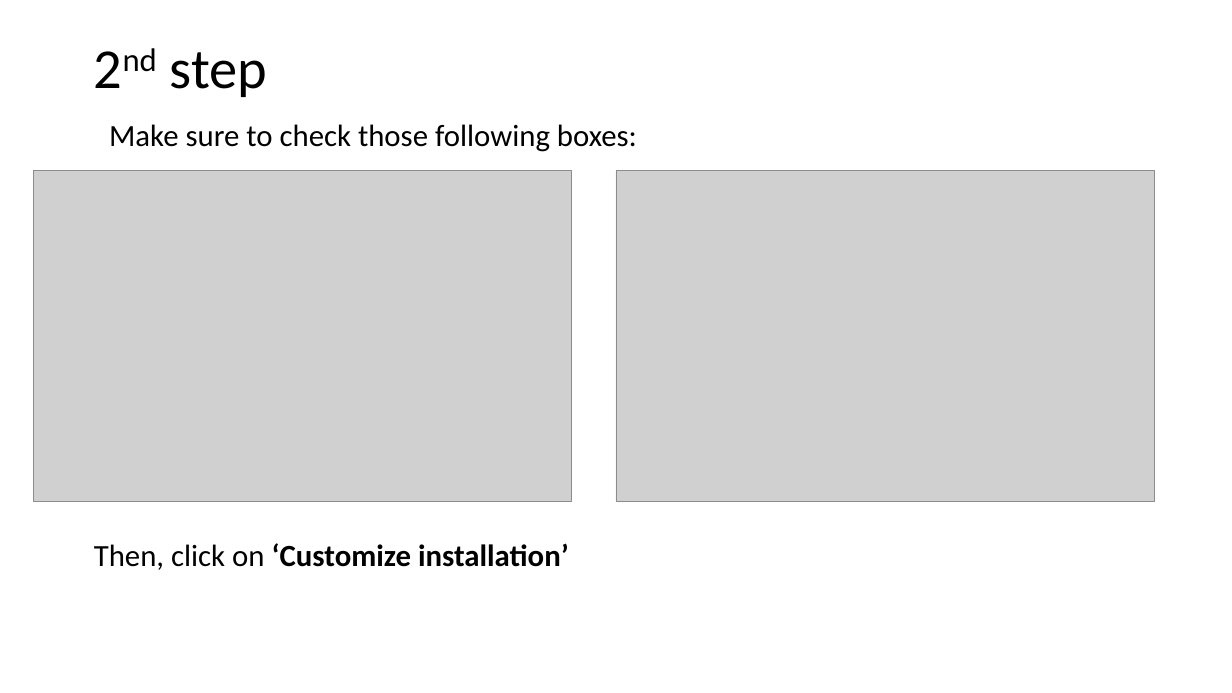
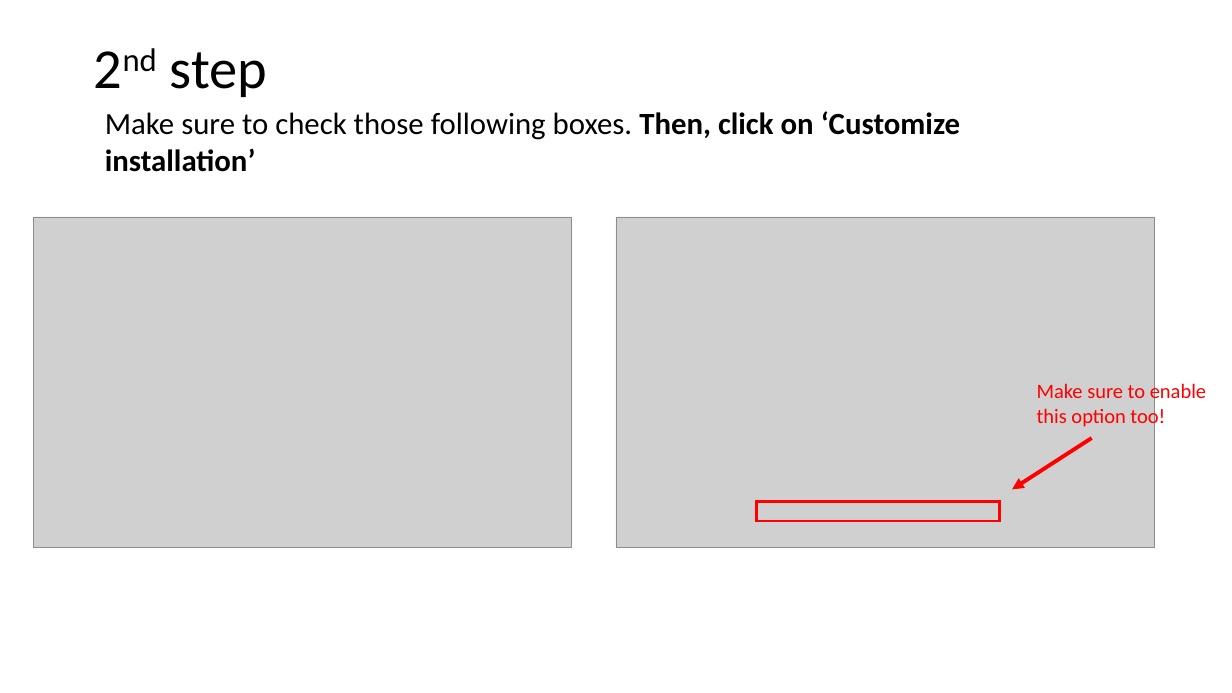
Before and after one commit to yahmlevi/ardom-1, a slide deck: slide 3 of simple_gui_ardom_integration/Set up new Python interpreter.pptx. Drawn at 1232x693 pixels with LibreOffice and Linux fonts; fonts in the diff are those of the drawing; grey boxes stand for pictures. Boxes give left, top, right and bottom in pixels: in the first picture for what was removed or moved away, otherwise in the second. Text is boxed around its words. In the diff, an @@ line names an element or a change of style, - is before the commit and + after.

```diff
--- a/simple_gui_ardom_integration/Set up new Python interpreter.pptx
+++ b/simple_gui_ardom_integration/Set up new Python interpreter.pptx
@@ text at bbox=[105, 111, 960, 172]: text changed @@
-Make sure to check those following boxes:
+Make sure to check those following boxes. Then, click on ‘Customize installation’
@@ picture: place and size @@
-picture at bbox=[33, 171, 571, 502]
+picture at bbox=[33, 217, 571, 548]
@@ picture: place and size @@
-picture at bbox=[616, 171, 1155, 502]
+picture at bbox=[616, 217, 1155, 548]
@@ text added at bbox=[1037, 381, 1206, 429], 16 pt, text #FF0000 @@
+Make sure to enable this option too!
@@ arrow added from (1092, 438) to (1012, 490), #FF0000 3 pt @@
@@ rectangle added at bbox=[757, 502, 1000, 521], outline #FF0000 2.25 pt @@
@@ text removed at bbox=[94, 543, 569, 570] @@
-Then, click on ‘Customize installation’
```
Also in this commit, not shown: 5 other slides changed, 3 slides added, 2 other files.
